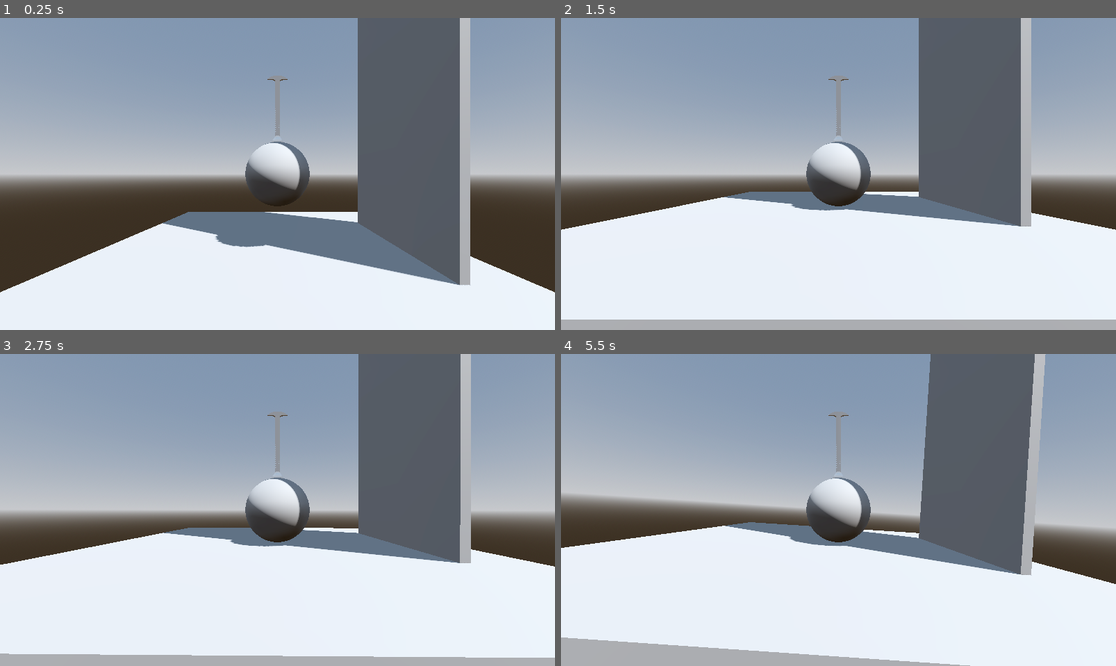
Above: before the commit, frames 1-4 (two rows, left to right).
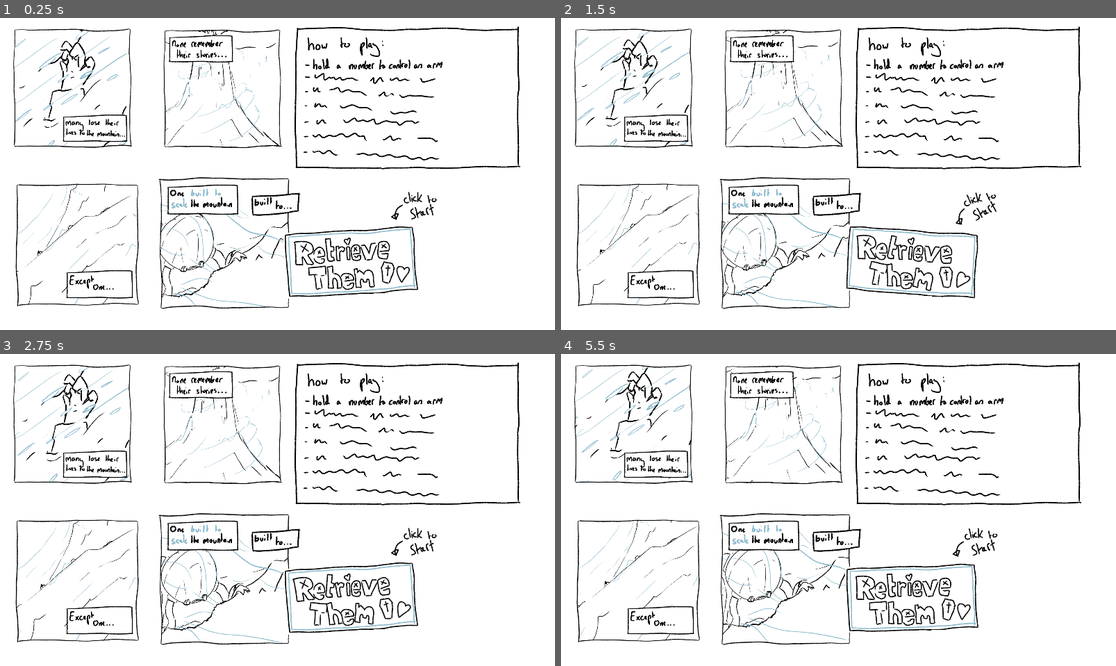
Above: after the commit, the same moments.

Repository: Wil-Ro/GMTKGameJam2024
Game: Godot game, scene res://scenes/main_scene.tscn
Same seed, same stepped clock (60 frames per second), same inputs: the game is played once before the commit and once after it.
Inputs (mouse positions are in pixels of both pictures, inside the frame that each line leads up to):
- Up to frame 1 (0.25 s): no input
- Up to frame 2 (1.5 s): click (910, 261) at 0.52 s; click (910, 261) at 1.27 s
- Up to frame 3 (2.75 s): click (349, 597) at 2.02 s
- Up to frame 4 (5.5 s): move the mouse to (960, 494) at 2.77 s; move the mouse to (727, 525) at 3.52 s; move the mouse to (894, 441) at 4.27 s; move the mouse to (810, 572) at 5.02 s

The runs differ from the first frame. In frame 1, 79% of the frame differs, in the area x 0-100%, y 0-94%; in frame 2, 69%; in frame 3, 69%; in frame 4, 69%.
Error in both runs: Attempt to call function 'physical_bones_start_simulation' in base 'null instance' on a null instance. (res://scripts/arm.gd:10)

Commit message:
adds menu and instructions

Diff:
--- a/project.godot
+++ b/project.godot
@@ -14,6 +14,10 @@
 run/main_scene="res://scenes/main_scene.tscn"
 config/features=PackedStringArray("4.3", "Forward Plus")
 config/icon="res://icon.svg"
+
+[display]
+
+window/size/resizable=false
 
 [dotnet]
 
--- a/scenes/main_scene.tscn
+++ b/scenes/main_scene.tscn
@@ -1,5 +1,6 @@
-[gd_scene load_steps=9 format=3 uid="uid://n05pnykd3tff"]
+[gd_scene load_steps=10 format=3 uid="uid://n05pnykd3tff"]
 
+[ext_resource type="PackedScene" uid="uid://cjjw0n58nmtfw" path="res://scenes/menu.tscn" id="1_47rnc"]
 [ext_resource type="PackedScene" uid="uid://dgm3241ceqpim" path="res://scenes/body.tscn" id="1_eeca8"]
 
 [sub_resource type="ProceduralSkyMaterial" id="ProceduralSkyMaterial_fouvd"]
@@ -31,13 +32,7 @@
 
 [node name="CanvasLayer" type="CanvasLayer" parent="."]
 
-[node name="Menu" type="Control" parent="CanvasLayer"]
-layout_mode = 3
-anchors_preset = 15
-anchor_right = 1.0
-anchor_bottom = 1.0
-grow_horizontal = 2
-grow_vertical = 2
+[node name="Menu" parent="CanvasLayer" instance=ExtResource("1_47rnc")]
 
 [node name="UI" type="Control" parent="CanvasLayer"]
 layout_mode = 3
--- /dev/null
+++ b/scenes/menu.tscn
@@ -0,0 +1,163 @@
+[gd_scene load_steps=15 format=3 uid="uid://cjjw0n58nmtfw"]
+
+[ext_resource type="PackedScene" uid="uid://cm1qravdpxhn4" path="res://scenes/story_frame_scene.tscn" id="1_b6xg8"]
+[ext_resource type="Texture2D" uid="uid://dalqyclbgygri" path="res://assets/storyImage2.png" id="2_ovoho"]
+[ext_resource type="Texture2D" uid="uid://tsmc2r12pacb" path="res://assets/frame2.png" id="3_hrini"]
+[ext_resource type="Texture2D" uid="uid://c4m6tm5hq0jhv" path="res://assets/storyImage3.png" id="4_0x4tc"]
+[ext_resource type="Texture2D" uid="uid://byqbvced7aa4n" path="res://assets/frame3.png" id="5_6a2eb"]
+[ext_resource type="Texture2D" uid="uid://ccj0weq7nidbg" path="res://assets/storyImage4.png" id="6_e06r6"]
+[ext_resource type="Texture2D" uid="uid://bxmwn8mfal6gy" path="res://assets/frame4.png" id="7_iak52"]
+[ext_resource type="Texture2D" uid="uid://c6r4ssc8fbi46" path="res://assets/button.png" id="8_eh7sb"]
+[ext_resource type="Texture2D" uid="uid://dcvui4id7ryau" path="res://assets/button2.png" id="9_ksbta"]
+[ext_resource type="Texture2D" uid="uid://en11sbhcxflt" path="res://assets/startNote.png" id="9_pbwjt"]
+[ext_resource type="Texture2D" uid="uid://3w080vs4k15v" path="res://assets/instructions.png" id="10_hirgk"]
+
+[sub_resource type="Animation" id="Animation_bqavq"]
+resource_name = "idle"
+length = 1.5
+loop_mode = 2
+tracks/0/type = "value"
+tracks/0/imported = false
+tracks/0/enabled = true
+tracks/0/path = NodePath("TextureButton:rotation")
+tracks/0/interp = 2
+tracks/0/loop_wrap = true
+tracks/0/keys = {
+"times": PackedFloat32Array(0, 1.46667),
+"transitions": PackedFloat32Array(1, 1),
+"update": 0,
+"values": [-0.0698132, 0.0698132]
+}
+tracks/1/type = "value"
+tracks/1/imported = false
+tracks/1/enabled = true
+tracks/1/path = NodePath("TextureRect:rotation")
+tracks/1/interp = 2
+tracks/1/loop_wrap = true
+tracks/1/keys = {
+"times": PackedFloat32Array(0.433333, 1.03333),
+"transitions": PackedFloat32Array(1, 1),
+"update": 0,
+"values": [0.0872665, -0.0872665]
+}
+
+[sub_resource type="Animation" id="Animation_5l3d8"]
+length = 0.001
+tracks/0/type = "value"
+tracks/0/imported = false
+tracks/0/enabled = true
+tracks/0/path = NodePath("TextureButton:rotation")
+tracks/0/interp = 1
+tracks/0/loop_wrap = true
+tracks/0/keys = {
+"times": PackedFloat32Array(0),
+"transitions": PackedFloat32Array(1),
+"update": 0,
+"values": [-0.133149]
+}
+tracks/1/type = "value"
+tracks/1/imported = false
+tracks/1/enabled = true
+tracks/1/path = NodePath("TextureRect:rotation")
+tracks/1/interp = 1
+tracks/1/loop_wrap = true
+tracks/1/keys = {
+"times": PackedFloat32Array(0),
+"transitions": PackedFloat32Array(1),
+"update": 0,
+"values": [0.240703]
+}
+
+[sub_resource type="AnimationLibrary" id="AnimationLibrary_rcg3x"]
+_data = {
+"RESET": SubResource("Animation_5l3d8"),
+"idle": SubResource("Animation_bqavq")
+}
+
+[node name="Menu" type="Control"]
+layout_mode = 3
+anchors_preset = 15
+anchor_right = 1.0
+anchor_bottom = 1.0
+grow_horizontal = 2
+grow_vertical = 2
+
+[node name="ColorRect" type="ColorRect" parent="."]
+layout_mode = 0
+offset_right = 40.0
+offset_bottom = 40.0
+scale = Vector2(29.6944, 16.8077)
+
+[node name="StoryFrameScene" parent="." instance=ExtResource("1_b6xg8")]
+layout_mode = 1
+offset_left = -1.0
+offset_top = -2.0
+offset_right = -1.42407
+offset_bottom = -2.0
+scale = Vector2(0.457138, 0.457138)
+
+[node name="StoryFrameScene2" parent="." instance=ExtResource("1_b6xg8")]
+layout_mode = 1
+offset_left = 311.0
+offset_right = 310.576
+scale = Vector2(0.454821, 0.454821)
+background = ExtResource("2_ovoho")
+foreground = ExtResource("3_hrini")
+
+[node name="StoryFrameScene3" parent="." instance=ExtResource("1_b6xg8")]
+layout_mode = 1
+offset_left = 6.0
+offset_top = 315.0
+offset_right = 5.57593
+offset_bottom = 315.0
+scale = Vector2(0.472222, 0.472222)
+background = ExtResource("4_0x4tc")
+foreground = ExtResource("5_6a2eb")
+
+[node name="StoryFrameScene4" parent="." instance=ExtResource("1_b6xg8")]
+layout_mode = 1
+offset_left = 305.0
+offset_top = 303.0
+offset_right = 304.576
+offset_bottom = 303.0
+scale = Vector2(0.504541, 0.504541)
+background = ExtResource("6_e06r6")
+foreground = ExtResource("7_iak52")
+
+[node name="TextureButton" type="TextureButton" parent="."]
+layout_mode = 0
+offset_left = 528.0
+offset_top = 406.0
+offset_right = 929.445
+offset_bottom = 606.722
+rotation = -0.133149
+scale = Vector2(0.683034, 0.685895)
+pivot_offset = Vector2(200.539, 101.085)
+texture_normal = ExtResource("8_eh7sb")
+texture_hover = ExtResource("9_ksbta")
+
+[node name="AnimationPlayer" type="AnimationPlayer" parent="."]
+libraries = {
+"": SubResource("AnimationLibrary_rcg3x")
+}
+autoplay = "idle"
+
+[node name="TextureRect" type="TextureRect" parent="."]
+layout_mode = 0
+offset_left = 764.0
+offset_top = 345.0
+offset_right = 964.0
+offset_bottom = 445.0
+rotation = 0.240703
+scale = Vector2(0.715674, 0.715674)
+pivot_offset = Vector2(105.01, 42.7946)
+texture = ExtResource("9_pbwjt")
+
+[node name="TextureRect2" type="TextureRect" parent="."]
+layout_mode = 0
+offset_left = 607.0
+offset_top = 13.0
+offset_right = 1507.0
+offset_bottom = 613.0
+scale = Vector2(0.53066, 0.508364)
+texture = ExtResource("10_hirgk")
--- /dev/null
+++ b/scenes/story_frame_scene.tscn
@@ -0,0 +1,73 @@
+[gd_scene load_steps=7 format=3 uid="uid://cm1qravdpxhn4"]
+
+[ext_resource type="Script" path="res://scripts/story_frame_script.gd" id="1_i6q4u"]
+[ext_resource type="Texture2D" uid="uid://b0olfb3q10r26" path="res://assets/storyImage1.png" id="2_8se21"]
+[ext_resource type="Texture2D" uid="uid://due5f7l8a66rm" path="res://assets/frame1.png" id="3_lqbjx"]
+
+[sub_resource type="Animation" id="Animation_wrkak"]
+resource_name = "idle"
+length = 20.0
+loop_mode = 2
+tracks/0/type = "value"
+tracks/0/imported = false
+tracks/0/enabled = true
+tracks/0/path = NodePath("background:position")
+tracks/0/interp = 1
+tracks/0/loop_wrap = true
+tracks/0/keys = {
+"times": PackedFloat32Array(0, 19.9667),
+"transitions": PackedFloat32Array(1, 1),
+"update": 0,
+"values": [Vector2(-47, 46), Vector2(53, -44)]
+}
+
+[sub_resource type="Animation" id="Animation_do1id"]
+length = 0.001
+tracks/0/type = "value"
+tracks/0/imported = false
+tracks/0/enabled = true
+tracks/0/path = NodePath("background:position")
+tracks/0/interp = 1
+tracks/0/loop_wrap = true
+tracks/0/keys = {
+"times": PackedFloat32Array(0),
+"transitions": PackedFloat32Array(1),
+"update": 0,
+"values": [Vector2(-47, 46)]
+}
+
+[sub_resource type="AnimationLibrary" id="AnimationLibrary_jgudp"]
+_data = {
+"RESET": SubResource("Animation_do1id"),
+"idle": SubResource("Animation_wrkak")
+}
+
+[node name="StoryFrameScene" type="Control"]
+clip_contents = true
+layout_mode = 3
+anchor_right = 0.562
+anchor_bottom = 1.0
+offset_right = -0.424072
+grow_horizontal = 2
+grow_vertical = 2
+script = ExtResource("1_i6q4u")
+background = ExtResource("2_8se21")
+foreground = ExtResource("3_lqbjx")
+
+[node name="background" type="TextureRect" parent="."]
+layout_mode = 0
+offset_left = -47.0
+offset_top = 46.0
+offset_right = 603.0
+offset_bottom = 696.0
+
+[node name="foreground" type="TextureRect" parent="."]
+layout_mode = 0
+offset_top = -1.0
+offset_right = 651.0
+offset_bottom = 650.0
+
+[node name="AnimationPlayer" type="AnimationPlayer" parent="."]
+libraries = {
+"": SubResource("AnimationLibrary_jgudp")
+}
--- /dev/null
+++ b/scripts/story_frame_script.gd
@@ -0,0 +1,19 @@
+@tool
+extends Control
+
+
+@export var background: Texture2D
+@export var foreground: Texture2D
+
+
+# Called when the node enters the scene tree for the first time.
+func _ready() -> void:
+	$background.texture = background
+	$foreground.texture = foreground
+
+	$AnimationPlayer.play("idle")
+
+
+# Called every frame. 'delta' is the elapsed time since the previous frame.
+func _process(delta: float) -> void:
+	pass
Binary file added: assets/button.png
Not shown, added: assets/button.png.import
Binary file added: assets/button2.png
Not shown, added: assets/button2.png.import
Binary file added: assets/frame1.png
Not shown, added: assets/frame1.png.import
Binary file added: assets/frame2.png
Not shown, added: assets/frame2.png.import
Binary file added: assets/frame3.png
Not shown, added: assets/frame3.png.import
Binary file added: assets/frame4.png
Not shown, added: assets/frame4.png.import
(and 28 more such lines)
